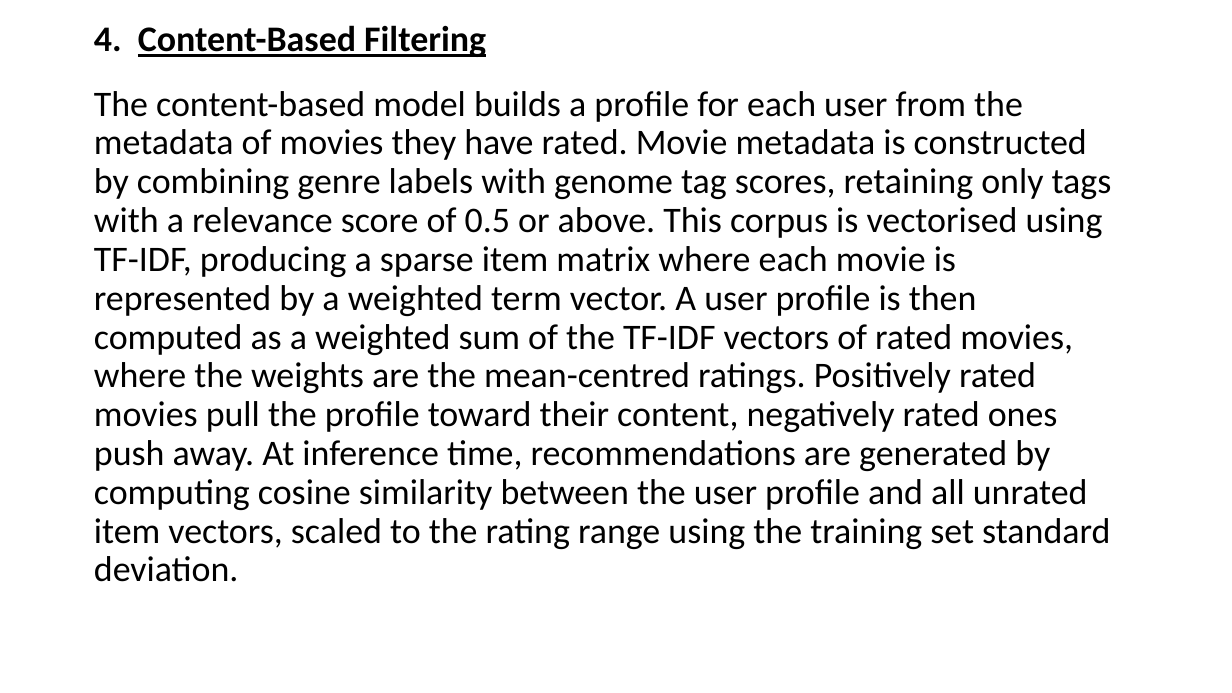
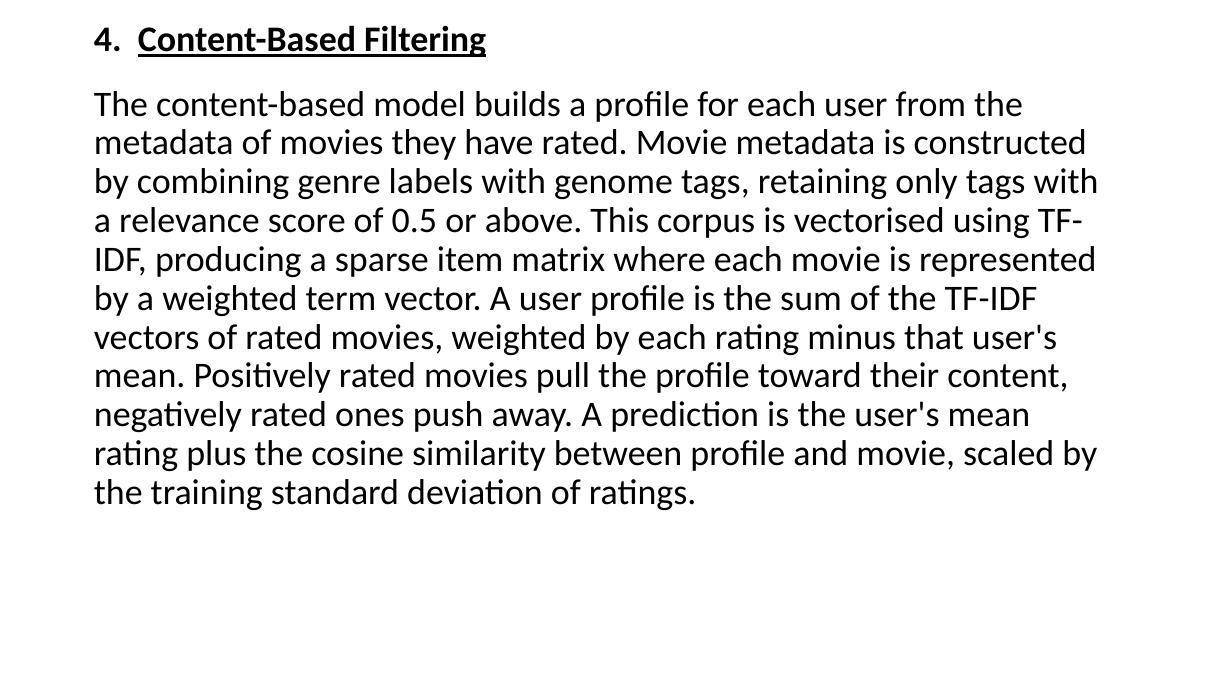
Before and after one commit to BillyGeros94/movie-recommendation-system, a slide deck: slide 6 of presentation/Recommender Presentation.pptx. Drawn at 1232x693 pixels with LibreOffice and Linux fonts; fonts in the diff are those of the drawing. Boxes give left, top, right and bottom in pixels: in the first picture for what was removed or moved away, otherwise in the second. Text is boxed around its words. In the diff, an @@ line names an element or a change of style, - is before the commit and + after.

Commit message:
Fix evaluation, add baselines, tests and training pipeline

```diff
--- a/presentation/Recommender Presentation.pptx
+++ b/presentation/Recommender Presentation.pptx
@@ text at (x1=94, y1=91, x2=1099, y2=510): text changed @@
-The content-based model builds a profile for each user from the metadata of movies they have rated. Movie metadata is constructed by combining genre labels with genome tag scores, retaining only tags with a relevance score of 0.5 or above. This corpus is vectorised using TF-IDF, producing a sparse item matrix where each movie is represented by a weighted term vector. A user profile is then computed as a weighted sum of the TF-IDF vectors of rated movies, where the weights are the mean-centred ratings. Positively rated movies pull the profile toward their content, negatively rated ones push away. At inference time, recommendations are generated by computing cosine similarity between the user profile and all unrated item vectors, scaled to the rating range using the training set standard deviation.
+The content-based model builds a profile for each user from the metadata of movies they have rated. Movie metadata is constructed by combining genre labels with genome tags, retaining only tags with a relevance score of 0.5 or above. This corpus is vectorised using TF-IDF, producing a sparse item matrix where each movie is represented by a weighted term vector. A user profile is the sum of the TF-IDF vectors of rated movies, weighted by each rating minus that user's mean. Positively rated movies pull the profile toward their content, negatively rated ones push away. A prediction is the user's mean rating plus the cosine similarity between profile and movie, scaled by the training standard deviation of ratings.
```
Also in this commit, not shown: 8 other slides changed, 2 slides added, 37 other files.
